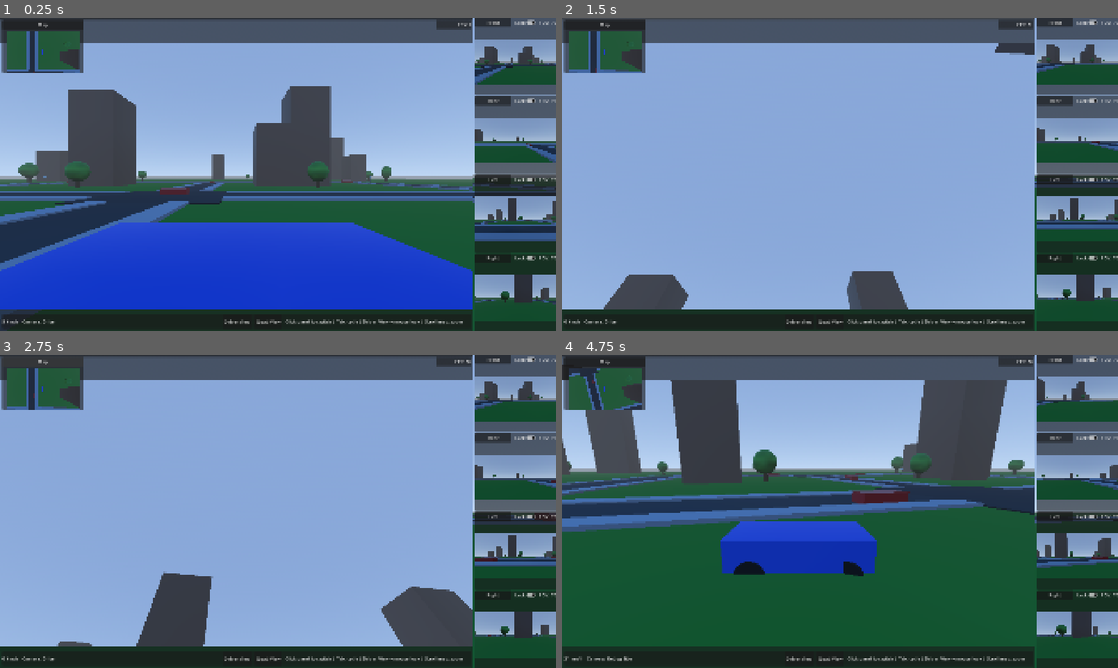
Above: before the commit, frames 1-4 (two rows, left to right).
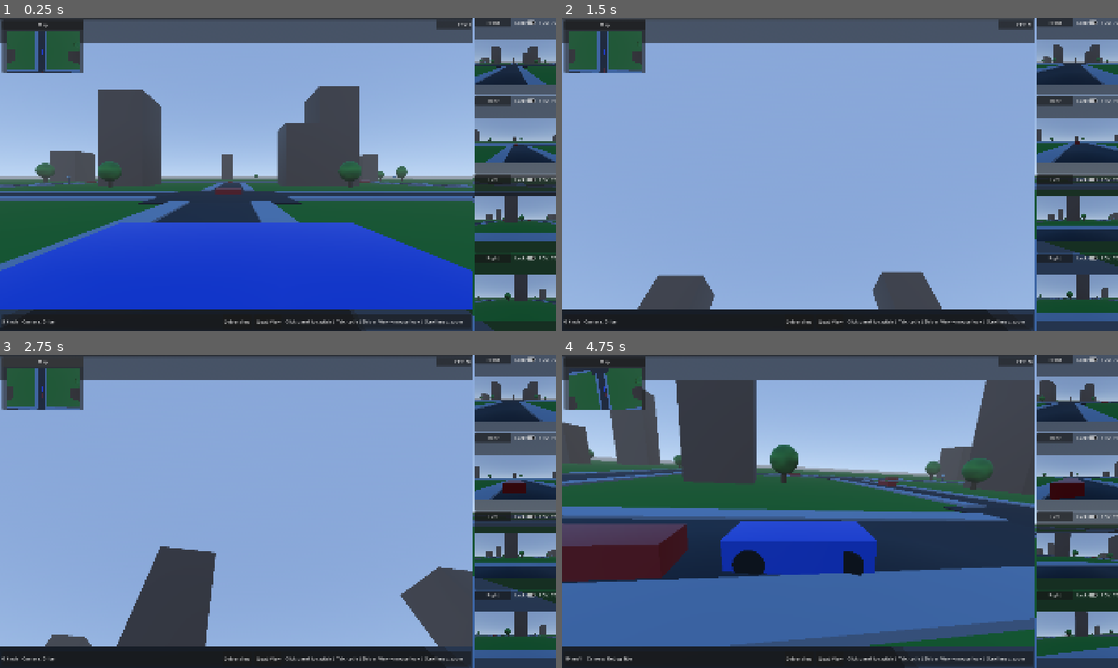
Above: after the commit, the same moments.

Repository: barakooda/simple_godot_car_simulation
Game: Godot game, scene res://scenes/main/main.tscn
Two runs of this game, one before a commit and one after it. Both use one fixed random seed, a clock stepped at 60 frames per second and the inputs below.
Inputs (mouse positions are in pixels of both pictures, inside the frame that each line leads up to):
- Up to frame 1 (0.25 s): no input
- Up to frame 2 (1.5 s): drag from (801, 174) to (895, 105) at 0.52 s; click (801, 18) at 1.27 s
- Up to frame 3 (2.75 s): click "Map" at 2 s
- Up to frame 4 (4.75 s): click "Driver View" at 2.75 s; move the mouse to (812, 511) at 3.52 s; hold W (move_forward) 3.53-4.28 s; tap Tab at 3.6 s; move the mouse to (678, 433) at 4.27 s; hold D (steer_right) from 4.28 s (still down); tap T at 4.35 s; click (678, 433) at 4.42 s

The runs differ from the first frame. In frame 1, 16% of the frame differs, in the area x 0-100%, y 4-100%; in frame 2, 8.8%; in frame 3, 9.4%; in frame 4, 54%, in the area x 0-100%, y 3-100%.

Commit message:
Log latest VehicleBody3D tuning and scene-level parameter authority

Diff:
--- a/scenes/main/main.tscn
+++ b/scenes/main/main.tscn
@@ -15,7 +15,7 @@
 [node name="VehicleRoot" type="Node3D" parent="." unique_id=52635286]
 
 [node name="PlayerCar" parent="VehicleRoot" unique_id=865566104 instance=ExtResource("2_l3cfh")]
-transform = Transform3D(-4.371139e-08, 0, 1, 0, 1, 0, -1, 0, -4.371139e-08, -26.383581, 2.6046033, 9.637235)
+transform = Transform3D(-4.371139e-08, 0, 1, 0, 1, 0, -1, 0, -4.371139e-08, -26.383581, 2.6046033, 1.6167617)
 
 [node name="TrafficManager" parent="VehicleRoot" unique_id=514308906 instance=ExtResource("3_traffic")]
 
--- a/scenes/vehicles/player_car_VehicleBody3D.tscn
+++ b/scenes/vehicles/player_car_VehicleBody3D.tscn
@@ -15,7 +15,13 @@
 size = Vector3(1.9, 1, 4)
 
 [sub_resource type="BoxShape3D" id="BoxShape3D_sknpx"]
-size = Vector3(1.9, 1, 4)
+size = Vector3(1.9, 1, 1.7461548)
+
+[sub_resource type="BoxShape3D" id="BoxShape3D_0pn8m"]
+size = Vector3(1.9, 0.49908447, 1.7461548)
+
+[sub_resource type="BoxShape3D" id="BoxShape3D_esc2b"]
+size = Vector3(1.9, 0.49908447, 1.7461548)
 
 [sub_resource type="StandardMaterial3D" id="StandardMaterial3D_wheel"]
 albedo_color = Color(0.08, 0.08, 0.08, 1)
@@ -30,21 +36,40 @@
 mass = 1650.0
 physics_material_override = SubResource("PhysicsMaterial_car")
 center_of_mass_mode = 1
-center_of_mass = Vector3(0, -0.35, 0.1)
+center_of_mass = Vector3(0, -0.35, 0)
 can_sleep = false
 contact_monitor = true
 max_contacts_reported = 4
 script = ExtResource("1_sknpx")
-drive_force_max = 20000.0
-reverse_drive_force = 15000.0
+drive_force_max = 15000.0
+reverse_drive_force = 2800.0
+brake_force_max = 9000.0
+max_speed_mps = 22.2
+steer_rate = 2.2
+max_steer_angle = 0.38
+steer_assist_multiplier = 1.2
+engine_force_rise_rate = 7000.0
+engine_force_fall_rate = 12000.0
+lateral_grip = 8.5
+angular_stability = 4.2
+linear_drag = 0.0015
+reset_height_threshold = -6.0
 
 [node name="BodyMesh" type="MeshInstance3D" parent="." unique_id=266760099]
 material_override = SubResource("StandardMaterial3D_car_blue")
 mesh = SubResource("BoxMesh_car")
 
-[node name="CollisionShape3D" type="CollisionShape3D" parent="." unique_id=2068445500]
-transform = Transform3D(1, 0, 0, 0, 1, 0, 0, 0, 1, 0, 0.08, 0)
+[node name="CollisionShape3D_center" type="CollisionShape3D" parent="." unique_id=2068445500]
+transform = Transform3D(1, 0, 0, 0, 1, 0, 0, 0, 1, 0, 0.08, 9.1552734e-05)
 shape = SubResource("BoxShape3D_sknpx")
+
+[node name="CollisionShape3D2" type="CollisionShape3D" parent="." unique_id=658124073]
+transform = Transform3D(1, 0, 0, 0, 1, 0, 0, 0, 1, 0, 0.33045775, 1.1269314)
+shape = SubResource("BoxShape3D_0pn8m")
+
+[node name="CollisionShape3D3" type="CollisionShape3D" parent="." unique_id=906466182]
+transform = Transform3D(1, 0, 0, 0, 1, 0, 0, 0, 1, 0, 0.33045775, -1.1268559)
+shape = SubResource("BoxShape3D_esc2b")
 
 [node name="VisualWheels" type="Node3D" parent="." unique_id=1615332165]
 
@@ -66,29 +91,19 @@
 [node name="RespawnAnchor" type="Marker3D" parent="." unique_id=456105599]
 transform = Transform3D(1, 0, 0, 0, 1, 0, 0, 0, 1, 0, 1.25, 0)
 
-[node name="GroundProbeFront" type="RayCast3D" parent="." unique_id=851029837]
-target_position = Vector3(0, -1, 1)
-
-[node name="GroundProbeRear" type="RayCast3D" parent="." unique_id=1117610942]
-target_position = Vector3(0, -1, -1)
-
-[node name="GroundProbeLeft" type="RayCast3D" parent="." unique_id=1731315743]
-target_position = Vector3(-0.8, -1, 0)
-
-[node name="GroundProbeRight" type="RayCast3D" parent="." unique_id=1002016494]
-target_position = Vector3(0.8, -1, 0)
-
 [node name="EngineAudioPlaceholder" type="AudioStreamPlayer3D" parent="." unique_id=1171671489]
 
 [node name="VehicleWheelFR" type="VehicleWheel3D" parent="." unique_id=1374366238]
-transform = Transform3D(1, 0, 0, 0, 1, 0, 0, 0, 1, -0.85, -0.4357027, 1.3)
+transform = Transform3D(1, 0, 0, 0, 1, 0, 0, 0, 1, -0.85, -0.1, 1.3)
 use_as_traction = true
 use_as_steering = true
+wheel_roll_influence = 0.5
 wheel_radius = 0.42
-wheel_rest_length = 0.24
-wheel_friction_slip = 2.2
-suspension_travel = 0.18
-suspension_stiffness = 10.0
+wheel_rest_length = 0.28
+wheel_friction_slip = 3.0
+suspension_stiffness = 12.0
+damping_compression = 0.4
+damping_relaxation = 0.6
 
 [node name="WheelVisual" type="MeshInstance3D" parent="VehicleWheelFR" unique_id=1467333588]
 transform = Transform3D(0, -1, 0, 1, 0, 0, 0, 0, 1, 0, 0, 0)
@@ -96,14 +111,16 @@
 mesh = SubResource("CylinderMesh_wheel")
 
 [node name="VehicleWheelFL" type="VehicleWheel3D" parent="." unique_id=1853618482]
-transform = Transform3D(1, 0, 0, 0, 1, 0, 0, 0, 1, 0.85, -0.4357027, 1.3)
+transform = Transform3D(1, 0, 0, 0, 1, 0, 0, 0, 1, 0.85, -0.1, 1.3)
 use_as_traction = true
 use_as_steering = true
+wheel_roll_influence = 0.5
 wheel_radius = 0.42
-wheel_rest_length = 0.24
-wheel_friction_slip = 2.2
-suspension_travel = 0.18
-suspension_stiffness = 10.0
+wheel_rest_length = 0.28
+wheel_friction_slip = 3.0
+suspension_stiffness = 12.0
+damping_compression = 0.4
+damping_relaxation = 0.6
 
 [node name="WheelVisual" type="MeshInstance3D" parent="VehicleWheelFL" unique_id=1955932881]
 transform = Transform3D(0, -1, 0, 1, 0, 0, 0, 0, 1, 0, 0, 0)
@@ -111,13 +128,15 @@
 mesh = SubResource("CylinderMesh_wheel")
 
 [node name="VehicleWheelRR" type="VehicleWheel3D" parent="." unique_id=1102090538]
-transform = Transform3D(1, 0, 0, 0, 1, 0, 0, 0, 1, -0.85, -0.4357027, -1.3)
+transform = Transform3D(1, 0, 0, 0, 1, 0, 0, 0, 1, -0.85, -0.1, -1.3)
 use_as_traction = true
+wheel_roll_influence = 0.5
 wheel_radius = 0.42
-wheel_rest_length = 0.24
-wheel_friction_slip = 2.2
-suspension_travel = 0.18
-suspension_stiffness = 10.0
+wheel_rest_length = 0.28
+wheel_friction_slip = 3.0
+suspension_stiffness = 12.0
+damping_compression = 0.4
+damping_relaxation = 0.6
 
 [node name="WheelVisual" type="MeshInstance3D" parent="VehicleWheelRR" unique_id=1753127610]
 transform = Transform3D(0, -1, 0, 1, 0, 0, 0, 0, 1, 0, 0, 0)
@@ -125,13 +144,15 @@
 mesh = SubResource("CylinderMesh_wheel")
 
 [node name="VehicleWheelRL" type="VehicleWheel3D" parent="." unique_id=459234582]
-transform = Transform3D(1, 0, 0, 0, 1, 0, 0, 0, 1, 0.85, -0.4357027, -1.3)
+transform = Transform3D(1, 0, 0, 0, 1, 0, 0, 0, 1, 0.85, -0.1, -1.3)
 use_as_traction = true
+wheel_roll_influence = 0.5
 wheel_radius = 0.42
-wheel_rest_length = 0.24
-wheel_friction_slip = 2.2
-suspension_travel = 0.18
-suspension_stiffness = 10.0
+wheel_rest_length = 0.28
+wheel_friction_slip = 3.0
+suspension_stiffness = 12.0
+damping_compression = 0.4
+damping_relaxation = 0.6
 
 [node name="WheelVisual" type="MeshInstance3D" parent="VehicleWheelRL" unique_id=1037342029]
 transform = Transform3D(0, -1, 0, 1, 0, 0, 0, 0, 1, 0, 0, 0)
Not shown, changed: docs/work_log.md
